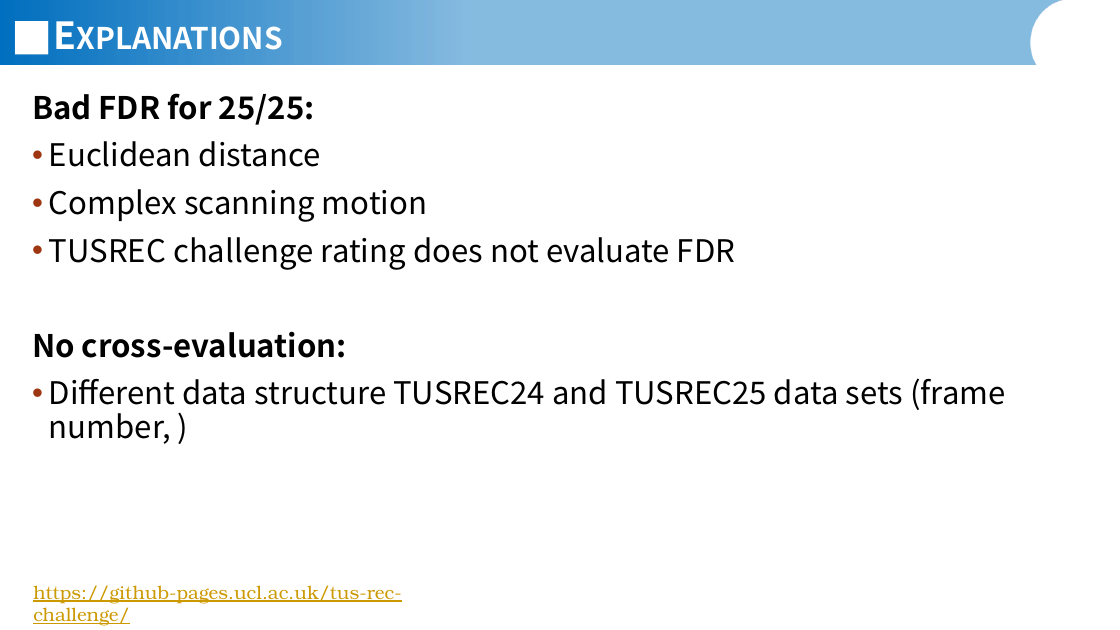
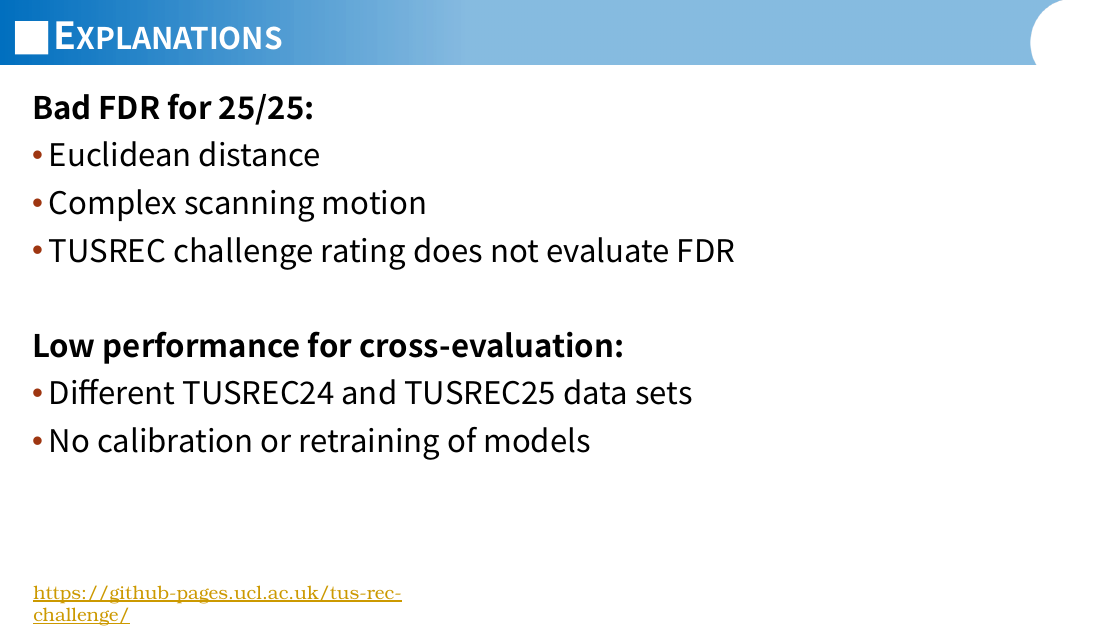
Before and after one commit to JannisIwate/DualTrack, a slide deck: slide 7 of documents/presentations/Jannis_Meyer_Presentation_01_06_2026.pptx (slide 6 before the commit). Drawn at 1120x630 pixels with LibreOffice and Linux fonts; fonts in the diff are those of the drawing; background and template pictures are left out. Boxes give left, top, right and bottom in pixels: in the first picture for what was removed or moved away, otherwise in the second. Text is boxed around its words. In the diff, an @@ line names an element or a change of style, - is before the commit and + after.

Commit message:
evaluate DT25 on 25 data with base pgo

```diff
--- a/documents/presentations/Jannis_Meyer_Presentation_01_06_2026.pptx
+++ b/documents/presentations/Jannis_Meyer_Presentation_01_06_2026.pptx
@@ text at (x1=32, y1=331, x2=692, y2=460): text changed @@
-No cross-evaluation:
-• Different data structure TUSREC24 and TUSREC25 data sets (frame number, )
+Low performance for cross-evaluation:
+• Different TUSREC24 and TUSREC25 data sets
+• No calibration or retraining of models
```
Also in this commit, not shown: 2 other slides changed, 1 slide added, 4 other files.
